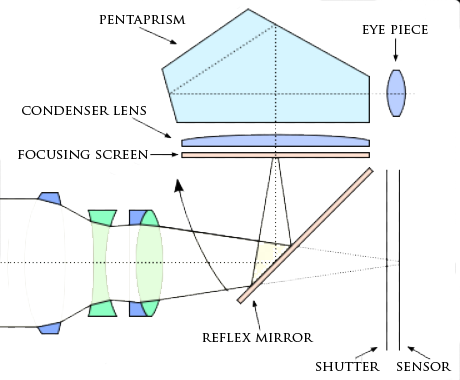
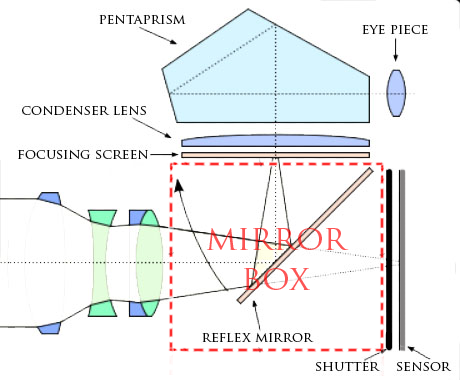
Layer changes from the first w=460, h=380 image to the second:
removed layer "pentaprism" over <box>99,15,186,24</box>
removed layer "eye piece" over <box>362,25,428,34</box>
removed layer "condenser lens" over <box>22,106,146,115</box>
removed layer "focusing screen" over <box>18,150,148,159</box>
removed layer "reflex mirror" over <box>202,333,314,342</box>
removed layer "shutter" over <box>316,362,380,371</box>
removed layer "sensor" over <box>397,362,452,371</box>
added layer "Layer 3" above "Layer 2" over <box>168,161,174,375</box>
added layer "Layer 2" above "Layer 1" over <box>168,347,381,353</box>
painted on "Layer 1" over <box>0,0,460,379</box>
added layer "Layer 4" above "mirror box" over <box>379,162,385,376</box>
added layer "mirror box" (67%) above "Background" over <box>207,228,349,290</box>
added layer "Background" over <box>0,0,460,379</box>
